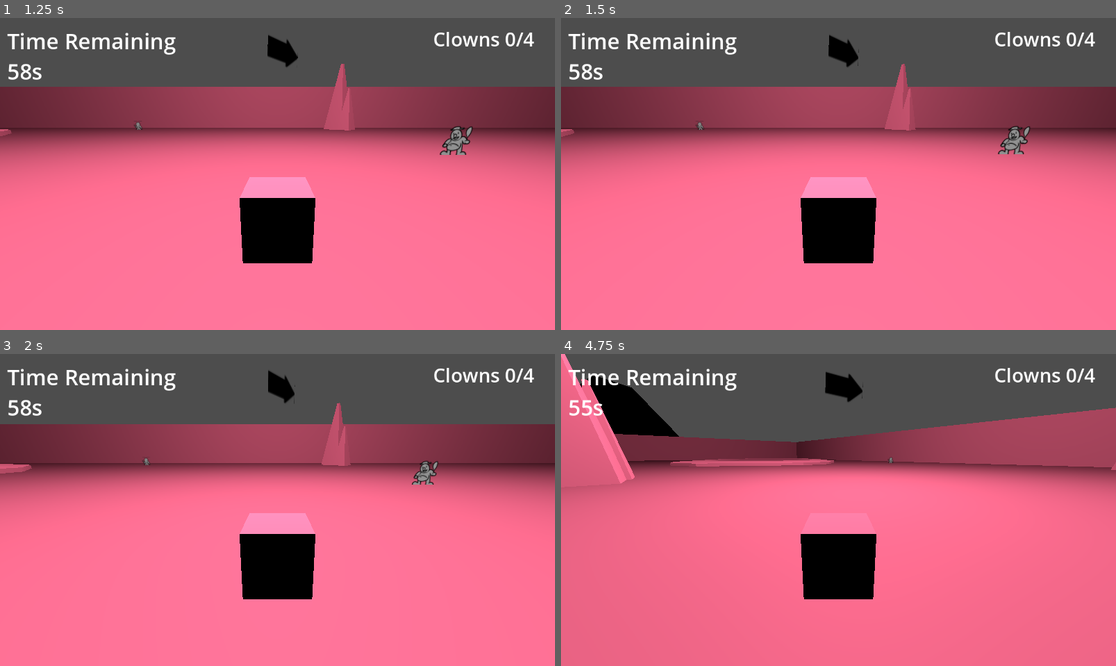
Above: before the commit, frames 1-4 (two rows, left to right).
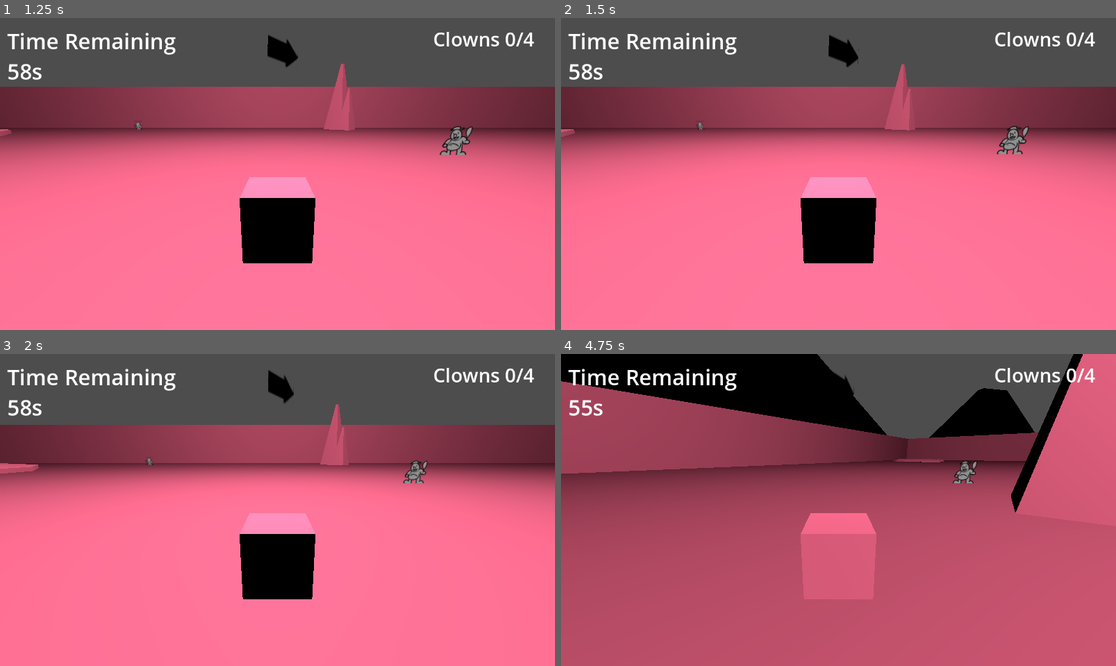
Above: after the commit, the same moments.

Repository: malceore/ClownCarGame
Game: Godot game, scene res://scenes/level_world_3.tscn
Same seed, same stepped clock (60 frames per second), same inputs: the game is played once before the commit and once after it. This scene is started directly instead of the project's main scene.
Inputs (mouse positions are in pixels of both pictures, inside the frame that each line leads up to):
- Up to frame 1 (1.25 s): tap Enter at 0.5 s; move the mouse to (399, 158) at 0.52 s; hold D (turn_right) from 0.53 s (still down); hold Space (honk) from 0.53 s (still down)
- Up to frame 2 (1.5 s): move the mouse to (727, 189) at 1.27 s; release D (turn_right) at 1.28 s; release Space (honk) at 1.28 s; hold S (reverse) from 1.28 s (still down); click (727, 189) at 1.35 s
- Up to frame 3 (2 s): keep holding S (reverse); tap Space (honk) at 1.55 s
- Up to frame 4 (4.75 s): move the mouse to (894, 441) at 2.02 s; release S (reverse) at 2.03 s; hold D (turn_right) 2.03-2.78 s; hold Space (honk) 2.03-2.78 s; move the mouse to (810, 572) at 2.77 s; hold W (accelerate) 2.78-3.53 s; tap Space (honk) at 2.85, 3.8, 4.35 s; move the mouse to (1005, 556) at 3.52 s; press the mouse at (1005, 556) at 3.53 s; hold A (turn_left) from 3.53 s (still down); move the mouse to (672, 463) at 4.27 s; release the mouse at (672, 463) at 4.28 s

Frame 1 is identical in both runs. In frame 2, 0.2% of the frame differs, in the area x 0-85%, y 8-44%; in frame 3, 0.8%; in frame 4, 90%, in the area x 0-100%, y 0-100%.

Commit message:
added honk

Diff:
--- a/scenes/car.tscn
+++ b/scenes/car.tscn
@@ -1,8 +1,9 @@
-[gd_scene load_steps=5 format=3 uid="uid://dyfrjvxj54dp0"]
+[gd_scene load_steps=6 format=3 uid="uid://dyfrjvxj54dp0"]
 
 [ext_resource type="Script" path="res://scripts/car.gd" id="1_7j6ie"]
 [ext_resource type="ArrayMesh" uid="uid://byssuhedsdsmb" path="res://models/untitled.obj" id="2_eybpu"]
 [ext_resource type="Texture2D" uid="uid://bscvp0k58lwyb" path="res://graphics/arrow.png" id="3_dyudl"]
+[ext_resource type="AudioStream" uid="uid://dncwg8qj7gmdt" path="res://sound/car-horn-beep-beep-two-beeps-honk-honk-6188.mp3" id="4_jp105"]
 
 [sub_resource type="SphereShape3D" id="SphereShape3D_7uq41"]
 radius = 1.59526
@@ -31,3 +32,6 @@
 
 [node name="CollisionShape3D" type="CollisionShape3D" parent="RigidBody3D"]
 shape = SubResource("SphereShape3D_7uq41")
+
+[node name="audioHonk" type="AudioStreamPlayer" parent="."]
+stream = ExtResource("4_jp105")
--- a/scripts/car.gd
+++ b/scripts/car.gd
@@ -4,8 +4,8 @@
 @onready var car_mesh = $Mesh
 @onready var ground_ray = $Mesh/RayCast3D
 
-@export var turn_speed = 2
-@export var acceleration = 50
+@export var turn_speed = 5
+@export var acceleration = 70
 @export var honkRange = 6
 var sphere_offset = Vector3(0, -1.0, 0)
 var steering = 21.0
@@ -25,6 +25,7 @@
 
 func _input(event):
 	if event.is_action_pressed("honk"):
+		$audioHonk.play()
 		for clown in get_parent().clowns:
 			if clown.position.distance_to(car_mesh.position) <= honkRange and clown.enabled:
 				var miniGame = owner.get_node("MiniGameLayer/MiniGame")
@@ -32,6 +33,7 @@
 				miniGame.show()
 				#await miniGame.visibility_changed
 				clown.disable()
+
 
 func _process(delta):
 	# Get accelerate/brake input
Not shown: 1 places in scenes/level_world_3.tscn that only renumber resources
